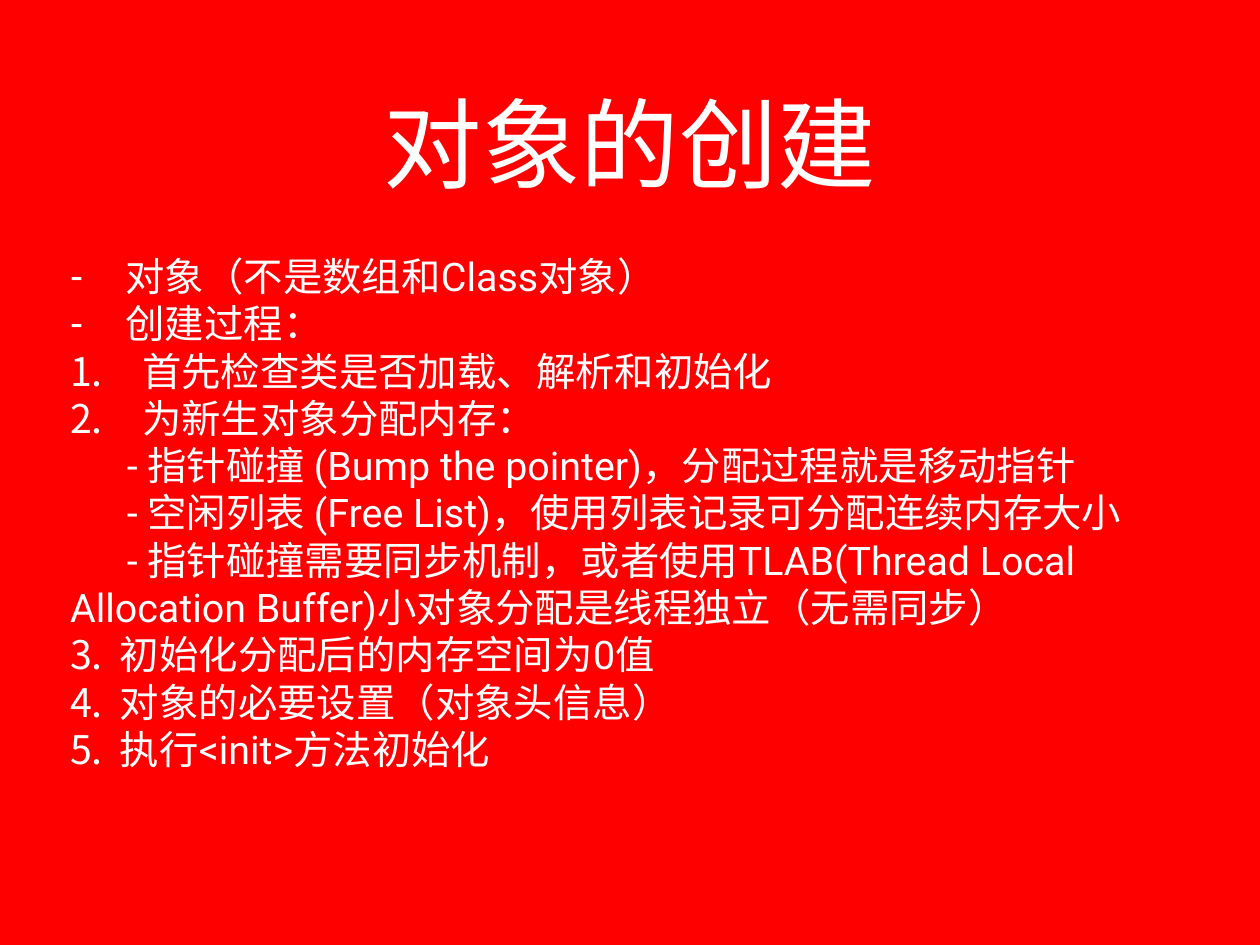
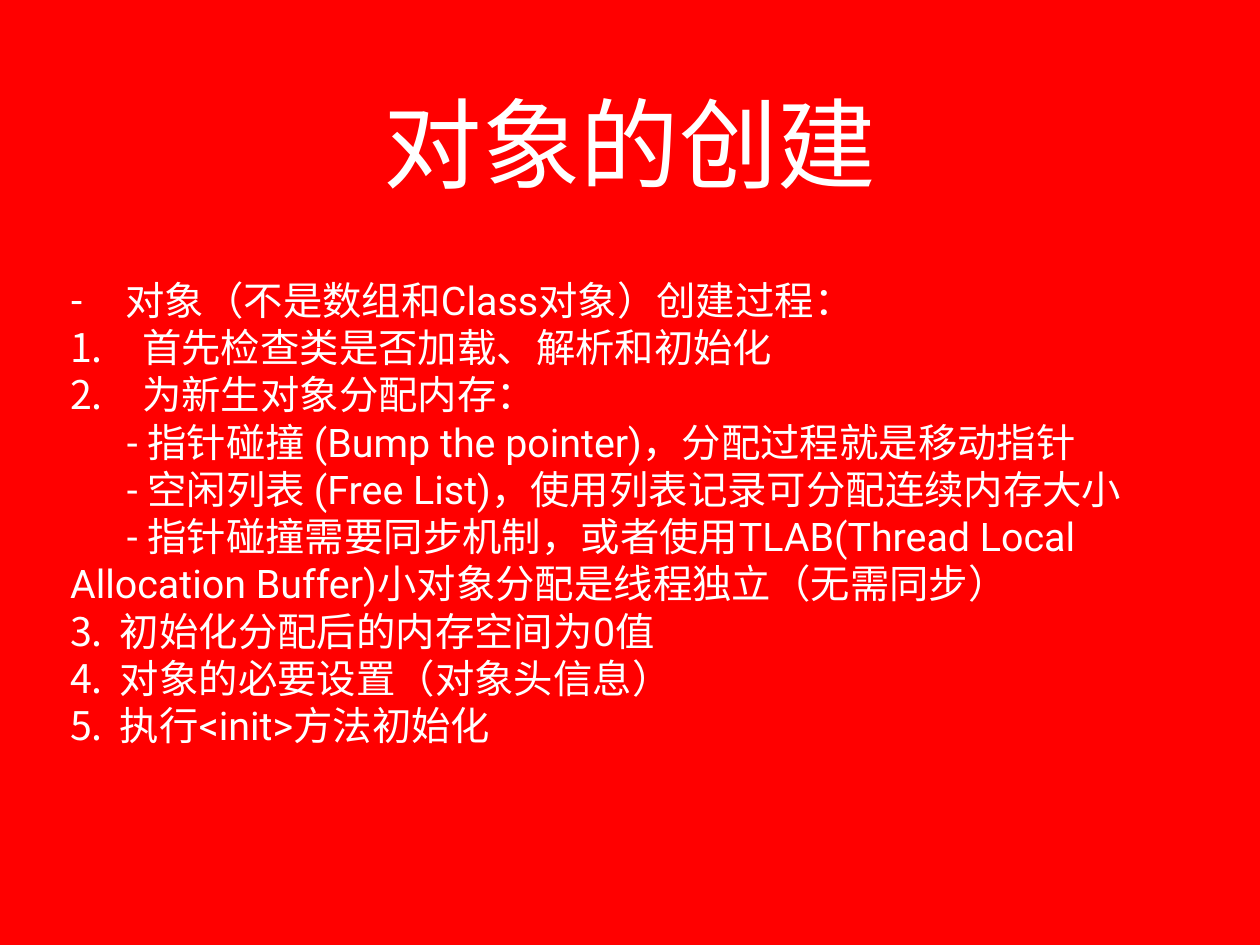
Before and after one commit to lxyangfan/lxyangfan, a slide deck: slide 9 of source/_drafts/jvm.pptx (slide 8 before the commit). Drawn at 1260x945 pixels with LibreOffice and Linux fonts; fonts in the diff are those of the drawing; background and template pictures are left out. Boxes give left, top, right and bottom in pixels: in the first picture for what was removed or moved away, otherwise in the second. Text is boxed around its words. In the diff, an @@ line names an element or a change of style, - is before the commit and + after.

```diff
--- a/source/_drafts/jvm.pptx
+++ b/source/_drafts/jvm.pptx
@@ text "对象（不是数组和Class对象）创建过程：": place and size @@
-text "对象（不是数组和Class对象）创建过程：" at (70,257,1121,768)
+text "对象（不是数组和Class对象）创建过程：" at (70,281,1121,744)
@@ text at (126,281,854,319): text changed @@
-– 对象（不是数组和Class对象）
-– 创建过程：
+– 对象（不是数组和Class对象）创建过程：
```
Also in this commit, not shown: 6 other slides changed, 13 slides added, 4 slides removed, 2 other files.
